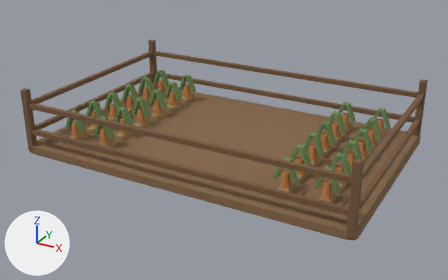
One commit to the glTF model public/assets/town/models/vegetablefield-0.glb: the scene before it, then after it.
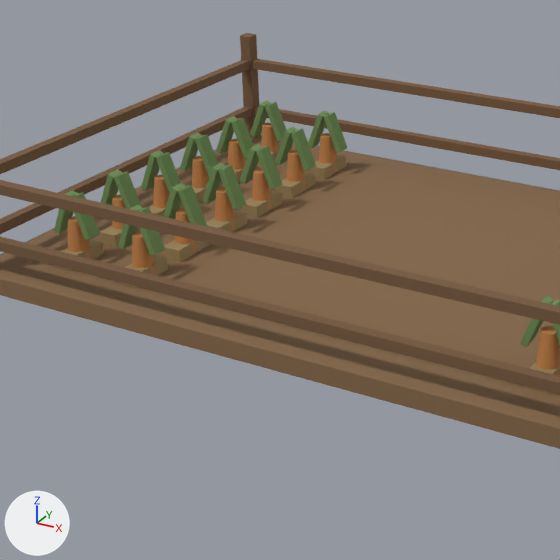
Each version appears first whole from a camera (50 mm lens) standing at (2.34, -4.34, 2.23) and looking at (0.01, -0.1, 0.11), and next in a close-up on the part from 9% to 65% of the width and 9% to 98% of the height. Lighting does not change. The marker at lower left points along +X, +Y and +Z. The last two pictures show the newer version. Where no turn or scale is listed for an object, it has been applied to the vertices. Vertices at exactly the same position are counted once.

The older version as bpy lines, for what is in view:
```python
me_mesh_1 = bpy.data.meshes.new('Mesh_1')
me_mesh_1.from_pydata(...)  # 672 vertices, 1296 faces; spans x -1.43..1.43, y -0.93..0.93, z 0.01..0.56
me_mesh_1.materials.append(mat_material_1)  # brown #77593d
me_mesh_2 = bpy.data.meshes.new('Mesh_2')
me_mesh_2.from_pydata(...)  # 1344 vertices, 2592 faces; spans x -1.17..1.17, y -0.75..0.75, z 0.06..0.12
me_mesh_2.materials.append(mat_material_2)  # brown #a18a5e
me_mesh_4 = bpy.data.meshes.new('Mesh_4')
me_mesh_4.from_pydata(...)  # 2688 vertices, 5184 faces; spans x -1.22..1.22, y -0.68..0.68, z 0.18..0.34
me_mesh_4.materials.append(mat_material_4)  # green #709157
ob_mesh_1 = bpy.data.objects.new('Mesh_1', me_mesh_1)
ob_mesh_1.location = (0.0, 0.0, 0.0)
ob_mesh_2 = bpy.data.objects.new('Mesh_2', me_mesh_2)
ob_mesh_2.location = (0.0, 0.0, 0.0)
ob_mesh_4 = bpy.data.objects.new('Mesh_4', me_mesh_4)
ob_mesh_4.location = (0.0, 0.0, 0.0)
# also in view: 'Mesh_0' at (0.0, 0.0, 0.04); 'Mesh_3' at (0.0, 0.0, 0.16)
```
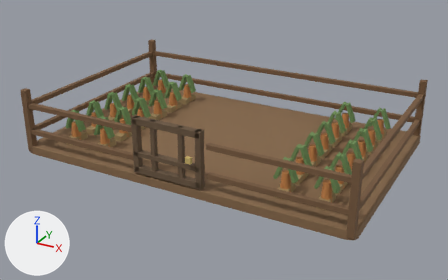
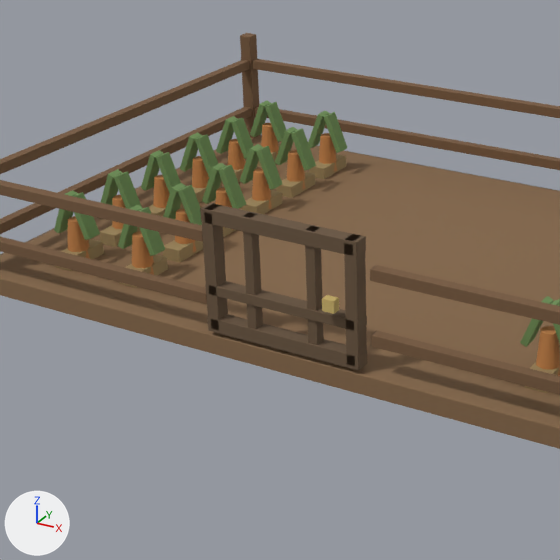
Location of each change, (x1, y1, x2, y2) in pixels of the close-ups (560 x 560 px):
'Mesh_5', added (brown): after (200, 203, 367, 370)
'Mesh_6', added: after (322, 295, 339, 314)
part 1 of me_mesh_1, reshaped: (0, 180, 560, 395) in both

The change in detail:
Material 'Material_6' (mat_material_6) is new.
Its base color is (0.604, 0.451, 0.15) (yellow #ccb36c).
Its roughness is 0.88.
Material 'Material_5' (mat_material_5) is new.
Its base color is (0.141, 0.0887, 0.0482) (brown #69543e).
Its roughness is 0.88.
me_mesh_1 is used by ob_mesh_1; location (0.0, 0.0, 0.0).
me_mesh_1 had 672 vertices, 1296 faces and spanned x -1.43..1.43, y -0.93..0.93, z 0.01..0.56.
me_mesh_1 now has 784 vertices, 1512 faces and spans x -1.43..1.43, y -0.93..0.93, z 0.01..0.56.
me_mesh_1 part 1: 14 vertices moved from x -1.38..1.38, y -0.92..-0.88, z 0.18..0.45 to x -1.39..1.39, y -0.92..-0.88, z 0.18..0.45; 66 vertices removed from x -1.38..1.38, y -0.92..-0.88, z 0.18..0.45; 178 vertices added at x -1.39..1.39, y -0.92..-0.88, z 0.18..0.45.
Mesh me_mesh_6 is new.
It has 56 vertices, 108 faces and spans x 0.4875..0.5325, y -0.063..-0.031, z -0.0225..0.0225.
It uses material mat_material_6 (yellow #ccb36c).
Mesh me_mesh_5 is new.
It has 392 vertices, 756 faces and spans x 0.0..0.6, y -0.027..0.027, z -0.225..0.225.
It uses material mat_material_5 (brown #69543e).
Object 'Mesh_6' (ob_mesh_6) is new; it shows me_mesh_6.
Its location is (-0.32, -0.9, 0.31).
Object 'Mesh_5' (ob_mesh_5) is new; it shows me_mesh_5.
Its location is (-0.32, -0.9, 0.31).
